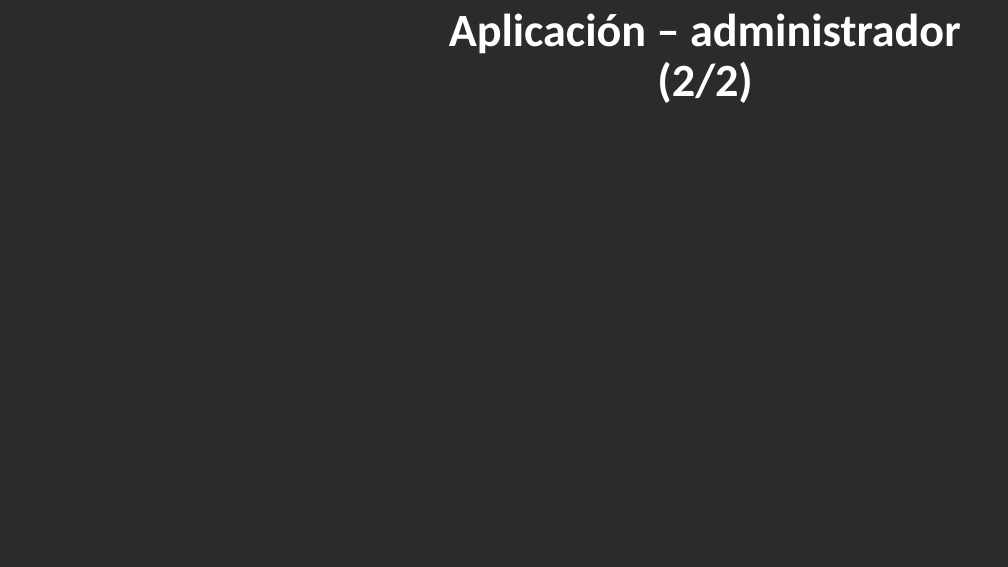
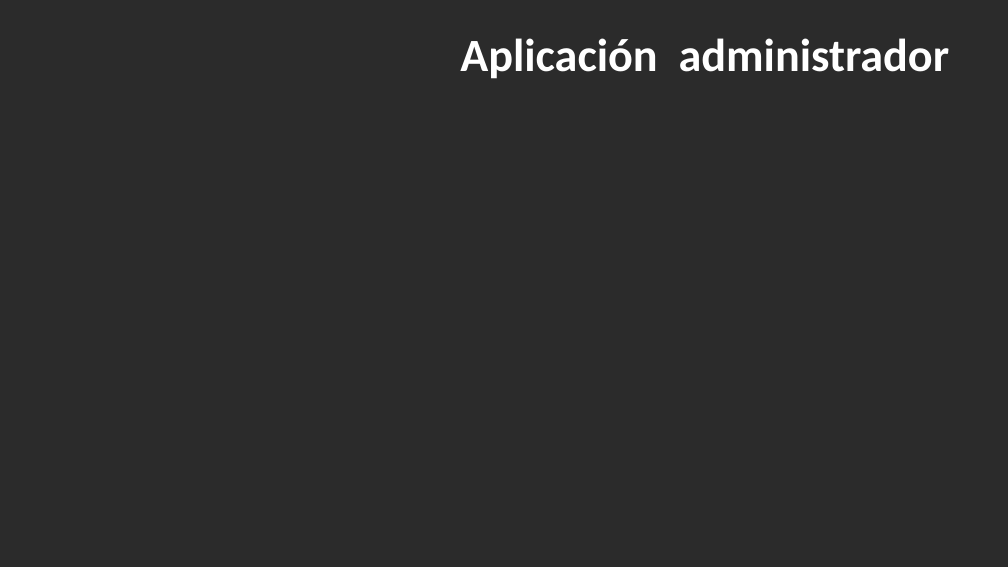
Before and after one commit to BrayanNovoa/uniminuto, a slide deck: slide 14 of expo/expo.pptx. Drawn at 1008x567 pixels with LibreOffice and Linux fonts; fonts in the diff are those of the drawing; background and template pictures are left out; a plain dark background stands for a picture behind light text. Boxes give left, top, right and bottom in pixels: in the first picture for what was removed or moved away, otherwise in the second. Text is boxed around its words. In the diff, an @@ line names an element or a change of style, - is before the commit and + after.

```diff
--- a/expo/expo.pptx
+++ b/expo/expo.pptx
@@ title at (460,38,950,79): text changed @@
-Aplicación – administrador (2/2)
+Aplicación administrador
```
Also in this commit, not shown: 12 other slides changed, 5 other files.
